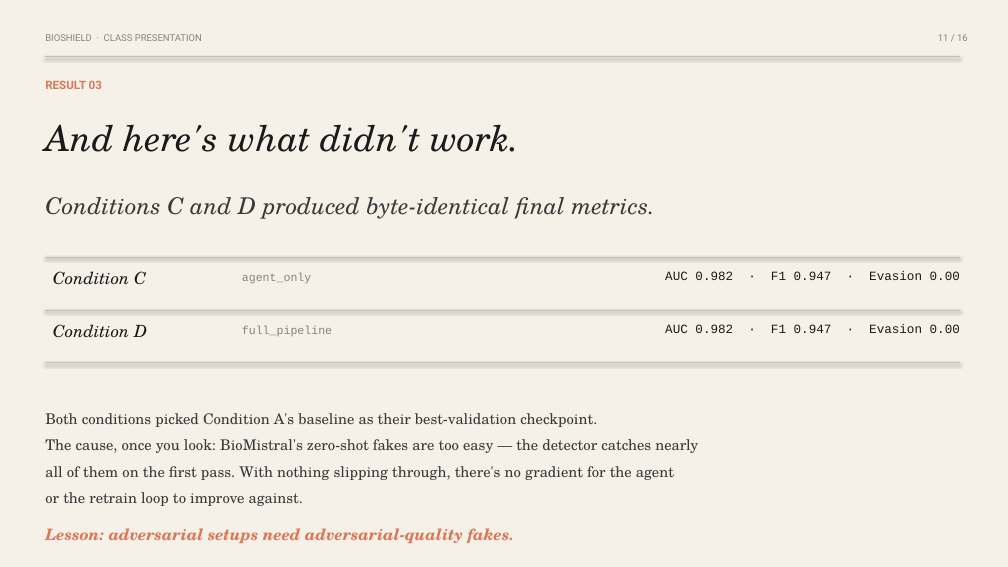
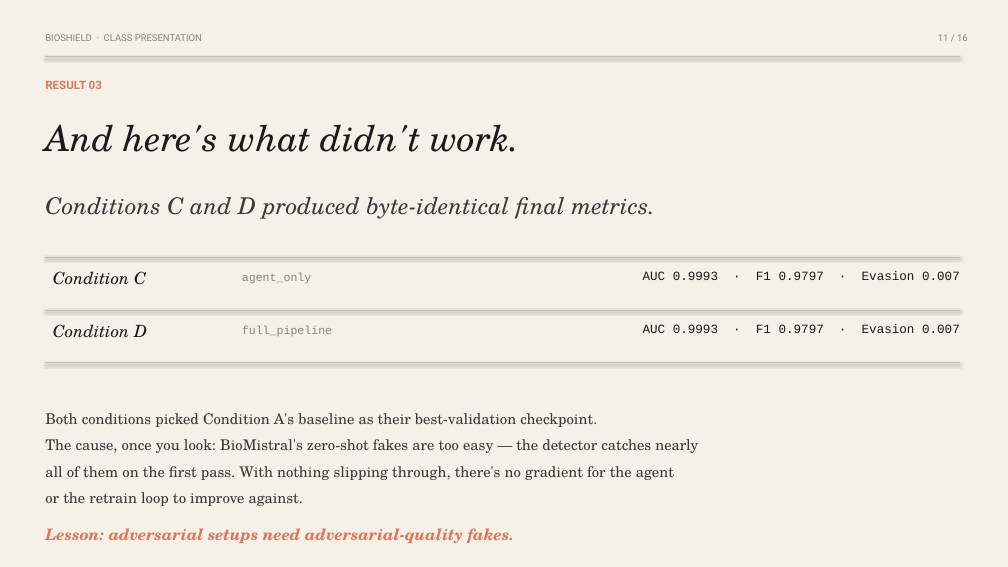
Before and after one commit to Rayudualapati-25/BioShield, a slide deck: slide 11 of experiments/BioShield_class_presentation_v2.pptx. Drawn at 1008x567 pixels with LibreOffice and Linux fonts; fonts in the diff are those of the drawing. Boxes give left, top, right and bottom in pixels: in the first picture for what was removed or moved away, otherwise in the second. Text is boxed around its words. In the diff, an @@ line names an element or a change of style, - is before the commit and + after.

```diff
--- a/experiments/BioShield_class_presentation_v2.pptx
+++ b/experiments/BioShield_class_presentation_v2.pptx
@@ text at [643,271,960,280]: text changed @@
-AUC 0.982 · F1 0.947 · Evasion 0.00
+AUC 0.9993 · F1 0.9797 · Evasion 0.007
@@ text at [643,324,960,333]: text changed @@
-AUC 0.982 · F1 0.947 · Evasion 0.00
+AUC 0.9993 · F1 0.9797 · Evasion 0.007
```
Also in this commit, not shown: 7 other slides changed, 1 slide added, 1 slide removed, 28 other files.
